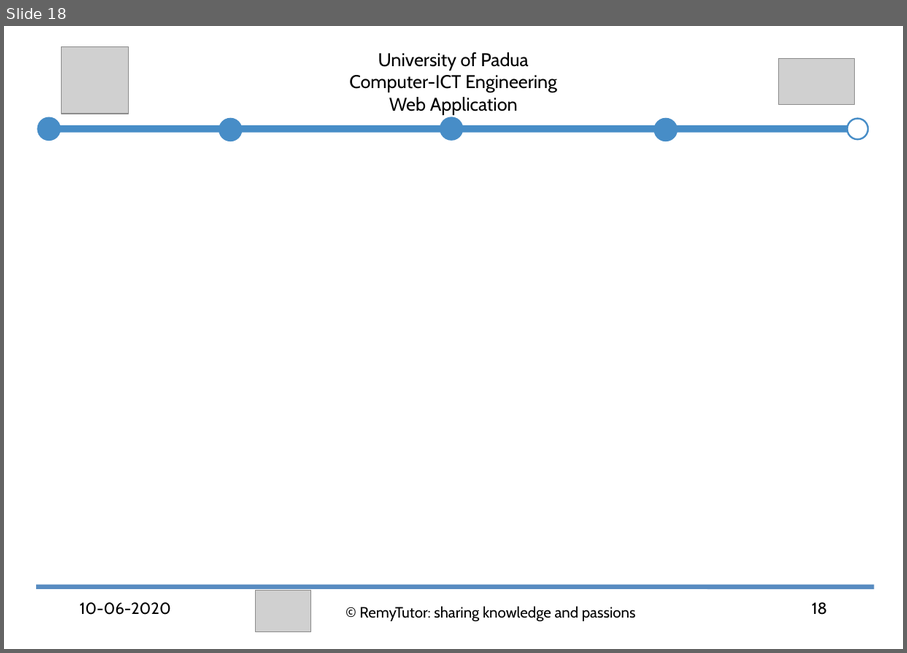
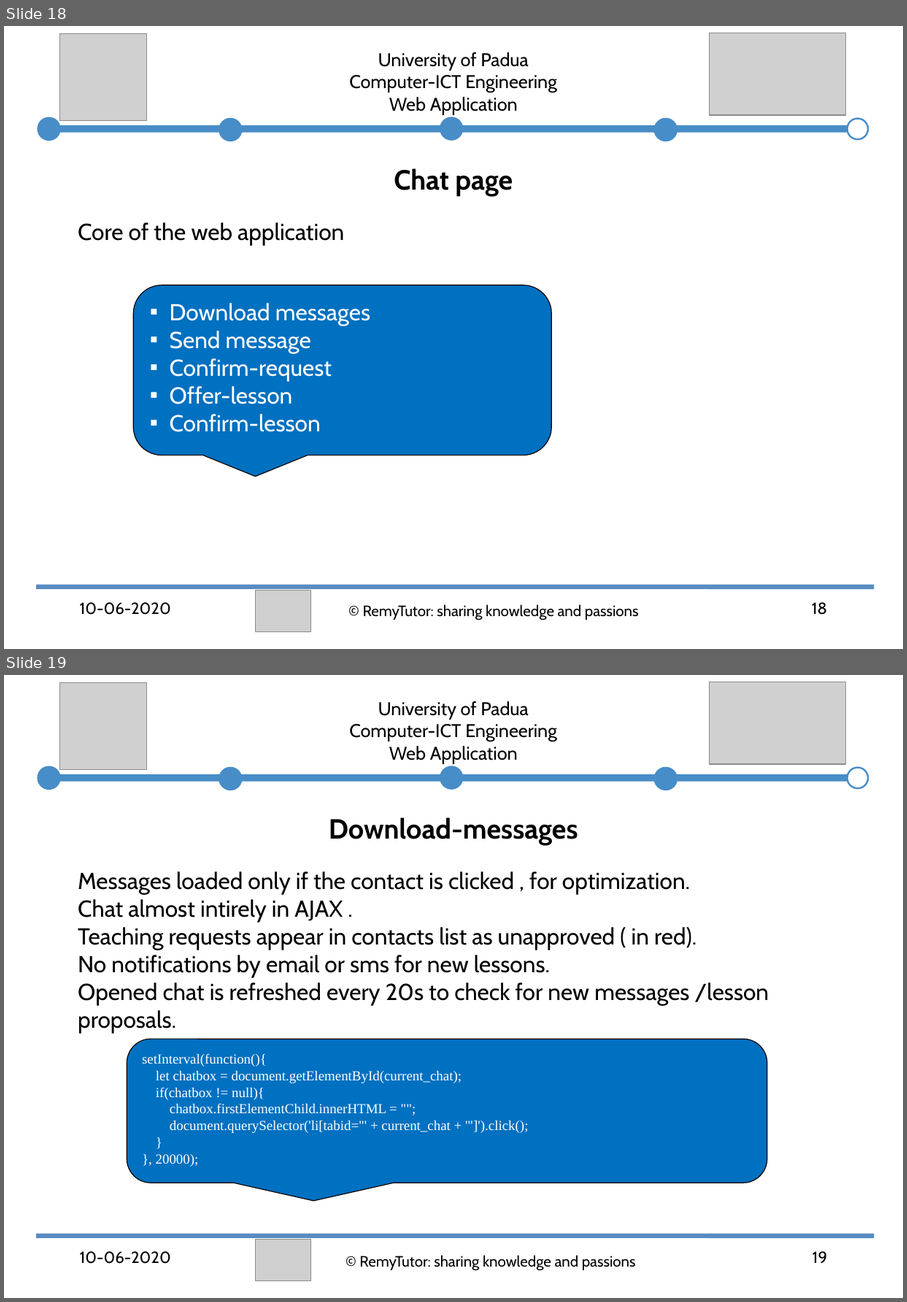
Before and after one commit to abahmadb/Web-Applications, a slide deck: HW2-RemyTutor-2019-2020 - Ahmad.ppt. Shown one above the other, each under a label of ours: slide 18 before the commit, slides 18 and 19 after it. The pictures are 907x653 and 907x1302 pixels, drawn with LibreOffice and Linux fonts; fonts in the diff are those of the drawing; grey boxes stand for pictures. Boxes give left, top, right and bottom in pixels: in the first picture for what was removed or moved away, otherwise in the second. Text is boxed around its words. In the diff, an @@ line names an element or a change of style, - is before the commit and + after.

```diff
--- a/HW2-RemyTutor-2019-2020 - Ahmad.ppt
+++ b/HW2-RemyTutor-2019-2020 - Ahmad.ppt
@@ slide 19 added at (4,675,903,1298), background #FFFFFF @@
@@ picture added at (59,682,146,770) @@
@@ picture added at (709,682,845,764) @@
@@ text added at (349,701,557,764), 16 pt, text #000000 @@
+University of Padua
+Computer-ICT Engineering
+Web Application
@@ group added at (40,767,868,788): 5 ellipses, 1 line @@
@@ text added at (329,817,579,845), 24 pt, text #000000, bold @@
+Download-messages
@@ text added at (78,871,770,1033), 20 pt, text #000000 @@
+❑ Messages loaded only if the contact is clicked , for optimization.
+❑ Chat almost intirely in AJAX .
+❑ Teaching requests appear in contacts list as unapproved ( in red).
+❑ No notifications by email or sms for new lessons.
+❑ Opened chat is refreshed every 20s to check for new messages /lesson proposals.
@@ rounded speech box added at (127,1039,768,1182), fill #0070C0, outline #000000 0.74 pt, 12 pt, text #FFFFFF @@
+setInterval(function(){
+let chatbox = document.getElementById(current_chat);
+if(chatbox != null){
+chatbox.firstElementChild.innerHTML = "";
+document.querySelector('li[tabid="' + current_chat + '"]').click();
+}
+}, 20000);
@@ line added from (39, 1235) to (872, 1235), #588CC1 4 pt @@
@@ picture added at (255,1239,311,1280) @@
@@ text added at (80,1251,171,1263), 14 pt, text #000000 @@
+10-06-2020
@@ text added at (360,1255,636,1270), 12.9 pt, text #000000 @@
+© RemyTutor: sharing knowledge and passions
@@ page number added at (813,1251,827,1263), 14 pt, text #000000 @@
+19
@@ slide 18 changed as well @@
@@ picture: place and size @@
-picture at (61,46,128,114)
+picture at (59,33,146,121)
@@ picture: place and size @@
-picture at (778,58,854,104)
+picture at (709,33,845,115)
@@ text added at (394,168,513,196), 24 pt, text #000000, bold @@
+Chat page
@@ text added at (78,222,344,245), 20 pt, text #000000 @@
+❑ Core of the web application
@@ rounded speech box added at (133,285,552,455), fill #0070C0, outline #000000 0.74 pt, 20 pt, text #FFFFFF @@
+▪ Download messages
+▪ Send message
+▪ Confirm-request
+▪ Offer-lesson
+▪ Confirm-lesson
@@ text "© RemyTutor: sharing knowledge and ...": place and size @@
-text "© RemyTutor: sharing knowledge and ..." at (360,606,636,621)
+text "© RemyTutor: sharing knowledge and ..." at (363,604,639,619)
```
Also in this commit, not shown: 22 other slides changed, 1 other slide added, 1 slide removed.
